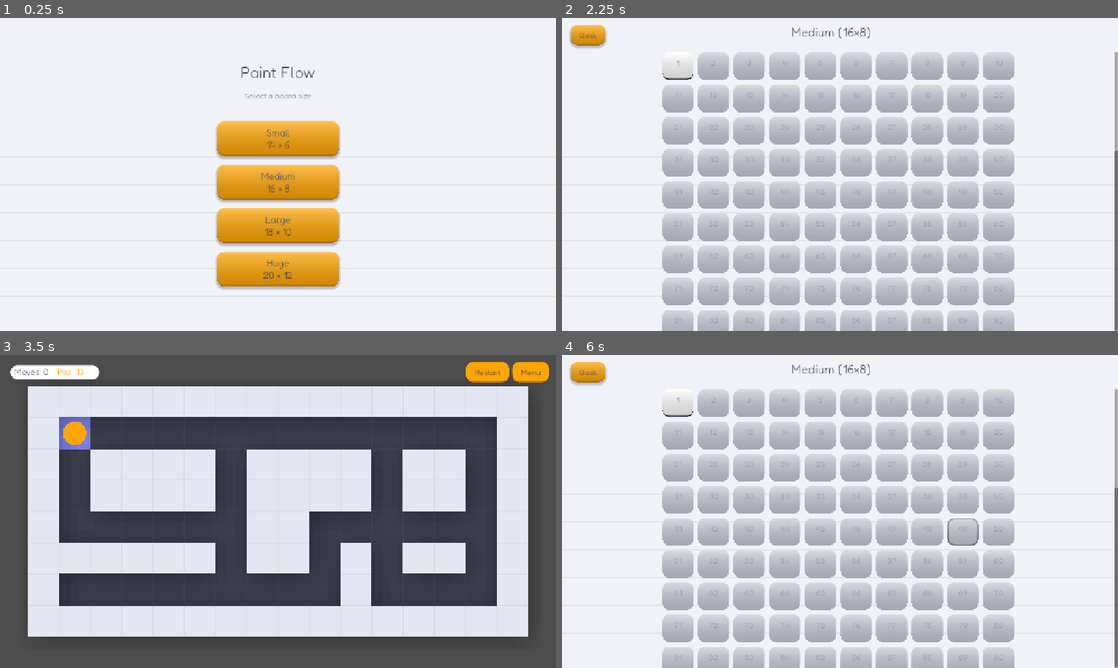
Above: before the commit, frames 1-4 (two rows, left to right).
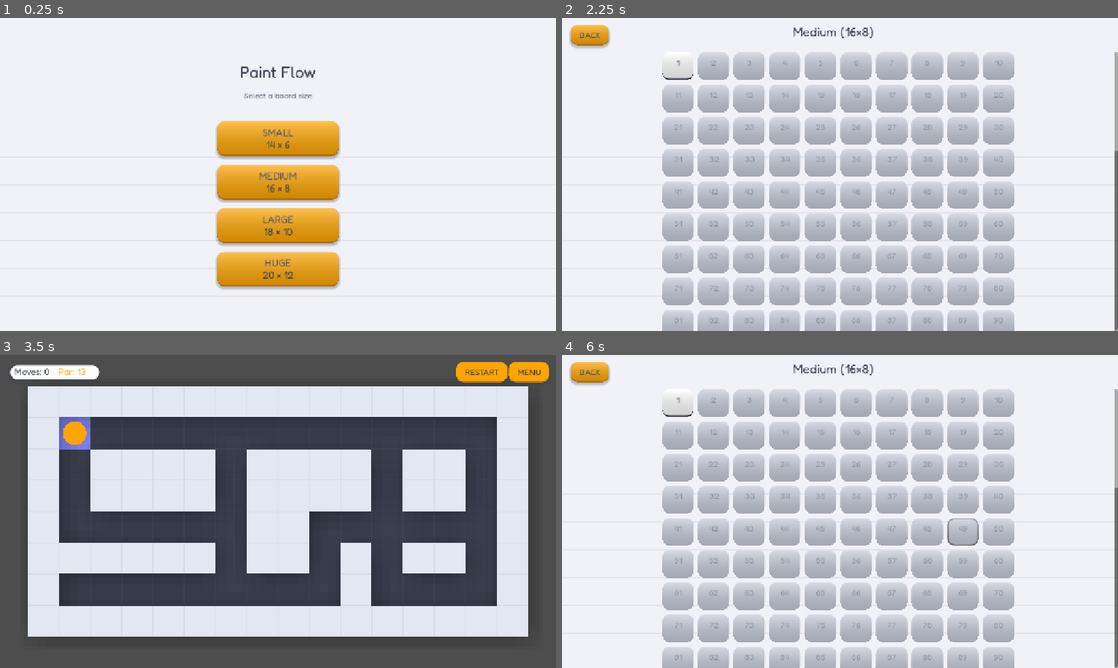
Above: after the commit, the same moments.

Repository: wheelibin/maze-fill
Game: Godot game, scene res://size_select.tscn
The game is run twice, just before and just after one commit, with the same random seed, the same clock (stepped at 60 frames per second) and the same inputs.
Inputs (mouse positions are in pixels of both pictures, inside the frame that each line leads up to):
- Up to frame 1 (0.25 s): no input
- Up to frame 2 (2.25 s): click "Small 14 × 6" (after the commit: "SMALL 14 × 6") at 0.5 s; click "Back" (after the commit: "BACK") at 1.25 s; click "Medium 16 × 8" (after the commit: "MEDIUM 16 × 8") at 2 s
- Up to frame 3 (3.5 s): click "1" at 2.75 s
- Up to frame 4 (6 s): click "Restart" (after the commit: "RESTART") at 3.5 s; click "Menu" (after the commit: "MENU") at 4.25 s; tap Enter at 5 s; move the mouse to (962, 495) at 5.02 s; hold Right (ui_right) 5.03-5.78 s; tap M at 5.1 s; click (962, 495) at 5.17 s; tap Space at 5.75 s; move the mouse to (728, 527) at 5.77 s; hold Down (ui_down) from 5.78 s (still down); tap 1 at 5.85 s

The runs differ from the first frame. In frame 1, 0.8% of the frame differs, in the area x 43-57%, y 15-84%; in frame 2, 0.4%; in frame 3, 0.5%; in frame 4, 0.4%.

Commit message:
style tweaks

Diff:
--- a/game.tscn
+++ b/game.tscn
@@ -115,12 +115,12 @@
 anchors_preset = 1
 anchor_left = 1.0
 anchor_right = 1.0
-offset_left = -204.0
+offset_left = -208.0
 offset_top = 16.0
-offset_right = -108.0
+offset_right = -112.0
 offset_bottom = 56.0
 grow_horizontal = 0
-text = "Restart"
+text = "RESTART"
 
 [node name="Sheen" parent="HUD/RestartButton" unique_id=612543975 instance=ExtResource("9_sheen")]
 layout_mode = 0
@@ -134,7 +134,7 @@
 offset_right = -16.0
 offset_bottom = 56.0
 grow_horizontal = 0
-text = "Menu"
+text = "MENU"
 
 [node name="Sheen" parent="HUD/MenuButton" unique_id=1721699610 instance=ExtResource("9_sheen")]
 layout_mode = 0
@@ -189,21 +189,21 @@
 
 [node name="NextButton" type="Button" parent="WinPopup/Panel/MarginContainer/VBoxContainer" unique_id=753218675]
 layout_mode = 2
-text = "Next Level"
+text = "NEXT LEVEL"
 
 [node name="Sheen" parent="WinPopup/Panel/MarginContainer/VBoxContainer/NextButton" unique_id=1460660727 instance=ExtResource("9_sheen")]
 layout_mode = 0
 
 [node name="RetryButton" type="Button" parent="WinPopup/Panel/MarginContainer/VBoxContainer" unique_id=1223177512]
 layout_mode = 2
-text = "Retry"
+text = "RETRY"
 
 [node name="Sheen" parent="WinPopup/Panel/MarginContainer/VBoxContainer/RetryButton" unique_id=305255640 instance=ExtResource("9_sheen")]
 layout_mode = 0
 
 [node name="MenuButton" type="Button" parent="WinPopup/Panel/MarginContainer/VBoxContainer" unique_id=796116355]
 layout_mode = 2
-text = "Back to Menu"
+text = "BACK TO MENU"
 
 [node name="Sheen" parent="WinPopup/Panel/MarginContainer/VBoxContainer/MenuButton" unique_id=85527401 instance=ExtResource("9_sheen")]
 layout_mode = 0
--- a/game_theme.tres
+++ b/game_theme.tres
@@ -81,11 +81,26 @@
 shadow_size = 10
 shadow_offset = Vector2(0, 6)
 
+[sub_resource type="StyleBoxFlat" id="TooltipPanel"]
+content_margin_left = 12.0
+content_margin_top = 8.0
+content_margin_right = 12.0
+content_margin_bottom = 8.0
+bg_color = Color(0.235, 0.247, 0.31, 1)
+corner_radius_top_left = 10
+corner_radius_top_right = 10
+corner_radius_bottom_right = 10
+corner_radius_bottom_left = 10
+shadow_color = Color(0.235, 0.247, 0.31, 0.25)
+shadow_size = 6
+shadow_offset = Vector2(0, 3)
+
 [sub_resource type="FontVariation" id="FontVariation_semibold"]
 base_font = ExtResource("1_fredoka")
 variation_opentype = {
 "wght": 700.0
 }
+variation_embolden = 0.6
 
 [resource]
 default_font = SubResource("FontVariation_semibold")
@@ -101,3 +116,5 @@
 Button/styles/pressed = SubResource("ButtonPressed")
 Label/colors/font_color = Color(0.235, 0.247, 0.31, 1)
 Panel/styles/panel = SubResource("PanelCard")
+TooltipPanel/styles/panel = SubResource("TooltipPanel")
+TooltipLabel/colors/font_color = Color(1, 1, 1, 1)
--- a/level_select.tscn
+++ b/level_select.tscn
@@ -38,7 +38,7 @@
 
 [node name="BackButton" type="Button" parent="VBoxContainer/TopBar/Margin"]
 layout_mode = 2
-text = "Back"
+text = "BACK"
 
 [node name="Sheen" parent="VBoxContainer/TopBar/Margin/BackButton" instance=ExtResource("3_sheen")]
 
--- a/size_select.tscn
+++ b/size_select.tscn
@@ -52,7 +52,7 @@
 custom_minimum_size = Vector2(280, 0)
 layout_mode = 2
 theme_override_font_sizes/font_size = 22
-text = "Small
+text = "SMALL
 14 × 6"
 
 [node name="Sheen" parent="CenterContainer/VBoxContainer/SmallButton" instance=ExtResource("3_sheen")]
@@ -61,7 +61,7 @@
 custom_minimum_size = Vector2(280, 0)
 layout_mode = 2
 theme_override_font_sizes/font_size = 22
-text = "Medium
+text = "MEDIUM
 16 × 8"
 
 [node name="Sheen" parent="CenterContainer/VBoxContainer/MediumButton" instance=ExtResource("3_sheen")]
@@ -70,7 +70,7 @@
 custom_minimum_size = Vector2(280, 0)
 layout_mode = 2
 theme_override_font_sizes/font_size = 22
-text = "Large
+text = "LARGE
 18 × 10"
 
 [node name="Sheen" parent="CenterContainer/VBoxContainer/LargeButton" instance=ExtResource("3_sheen")]
@@ -79,7 +79,7 @@
 custom_minimum_size = Vector2(280, 0)
 layout_mode = 2
 theme_override_font_sizes/font_size = 22
-text = "Huge
+text = "HUGE
 20 × 12"
 
 [node name="Sheen" parent="CenterContainer/VBoxContainer/HugeButton" instance=ExtResource("3_sheen")]
